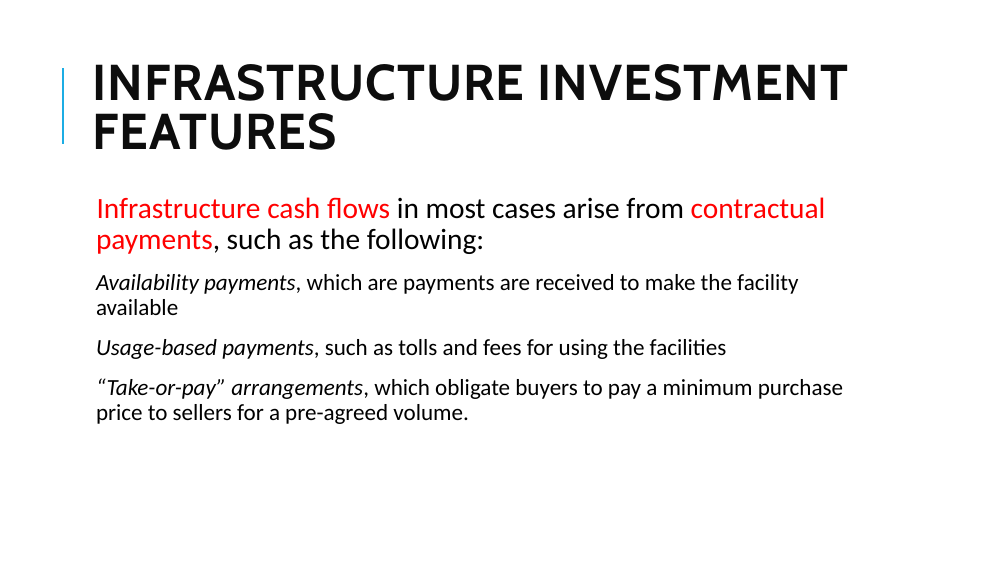
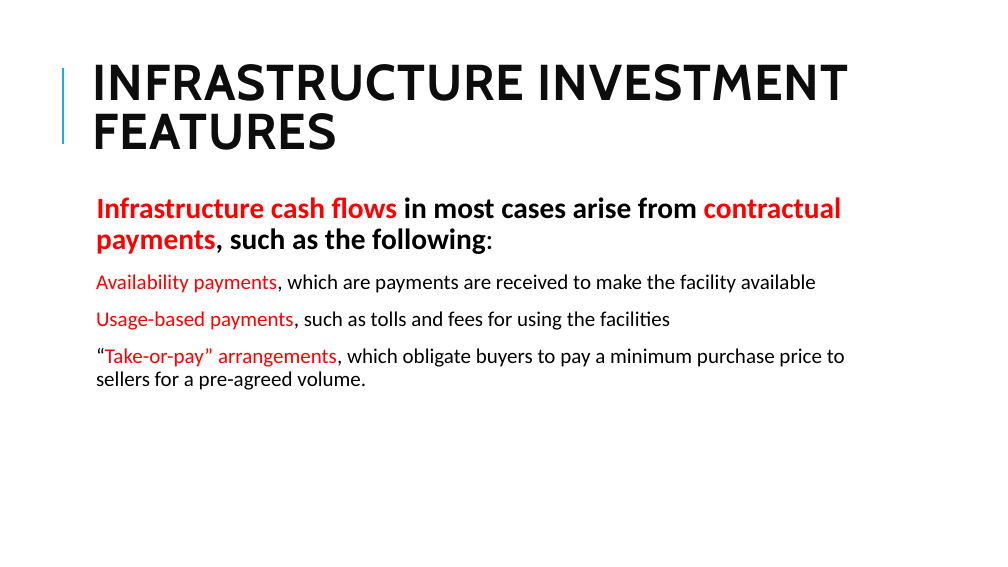
Before and after one commit to Isco0530/data, a slide deck: slide 73 of 2024Alternative.pptx. Drawn at 1008x567 pixels with LibreOffice and Linux fonts; fonts in the diff are those of the drawing. Boxes give left, top, right and bottom in pixels: in the first picture for what was removed or moved away, otherwise in the second. Text is boxed around its words. In the diff, an @@ line names an element or a change of style, - is before the commit and + after.

```diff
--- a/2024Alternative.pptx
+++ b/2024Alternative.pptx
@@ text "Infrastructure cash flows in most ..." at bbox=[96, 197, 845, 390]: bold on in "Infrastructure cash flows in most cases arise ..."; size 22 to 20 pt in "Availability payments, which are payments are received ...", "Usage-based payments, such as tolls and fees ...", "“Take-or-pay” arrangements, which obligate buyers to pay ..."; text colour #000000 to #FF0000, italic off in "Availability payments,", "Usage-based payments,", "“Take-or-pay” arrangements," @@
```
Also in this commit, not shown: 4 slides added.
